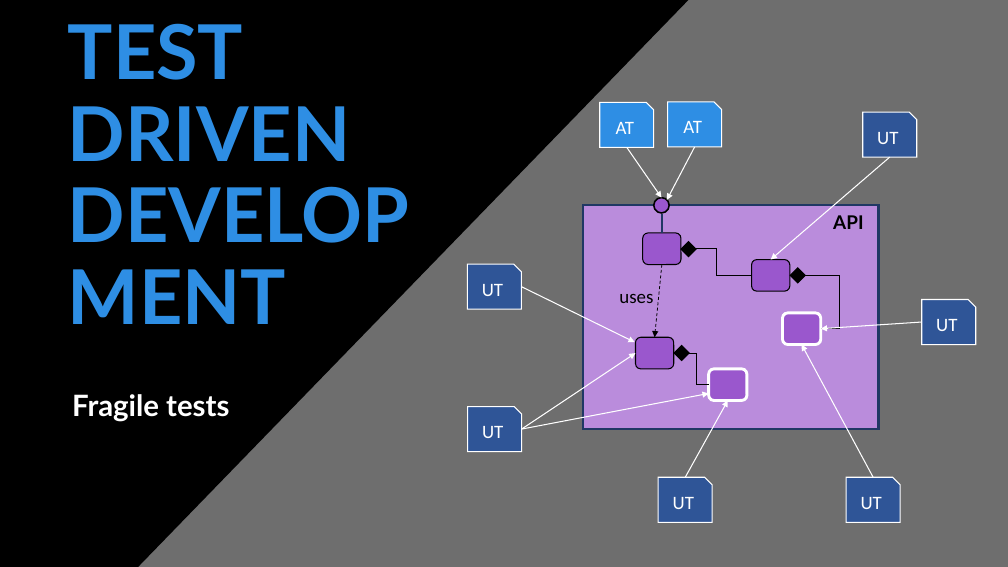
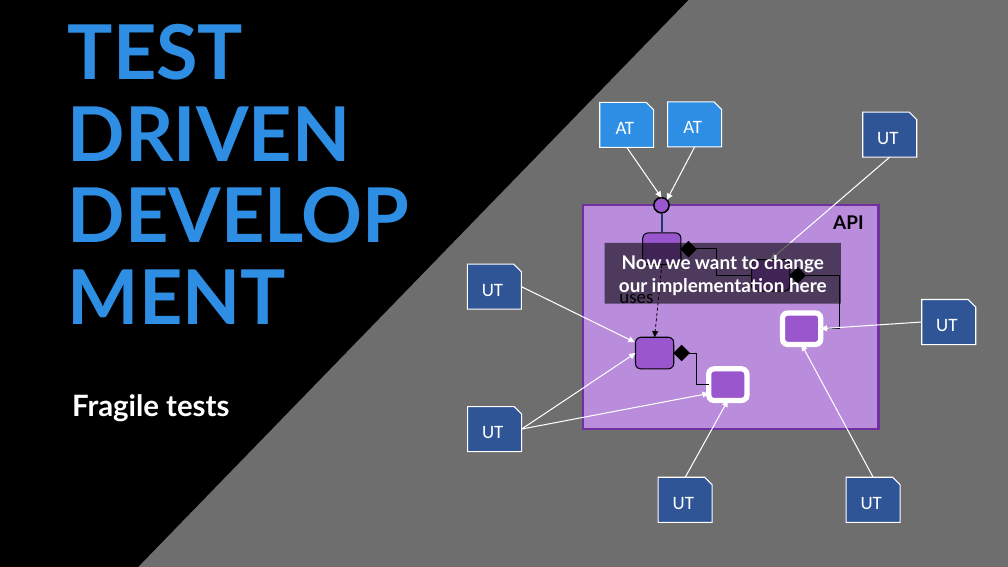
Before and after one commit to tpierrain/talk-outside-in-diamond-tdd, a slide deck: slide 8 of Outside-In-Diamond TDD.pptx. Drawn at 1008x567 pixels with LibreOffice and Linux fonts; fonts in the diff are those of the drawing; background and template pictures are left out. Boxes give left, top, right and bottom in pixels: in the first picture for what was removed or moved away, otherwise in the second. Text is boxed around its words. In the diff, an @@ line names an element or a change of style, - is before the commit and + after.

```diff
--- a/Outside-In-Diamond TDD.pptx
+++ b/Outside-In-Diamond TDD.pptx
@@ rectangle at [583,206,879,430]: outline #203864 2.25 pt to #7030A0 2.25 pt @@
@@ rectangle added at [605,243,842,303], fill #000000 at 58% opacity, 18 pt, text #FFFFFF, bold @@
+Now we want to change our implementation here
@@ rounded rectangle at [783,313,821,345]: outline #FFFFFF 2.75 pt to #FFFFFF 5 pt @@
@@ rounded rectangle at [709,369,747,401]: outline #FFFFFF 2.75 pt to #FFFFFF 5 pt @@
```
Also in this commit, not shown: 7 other slides changed.
